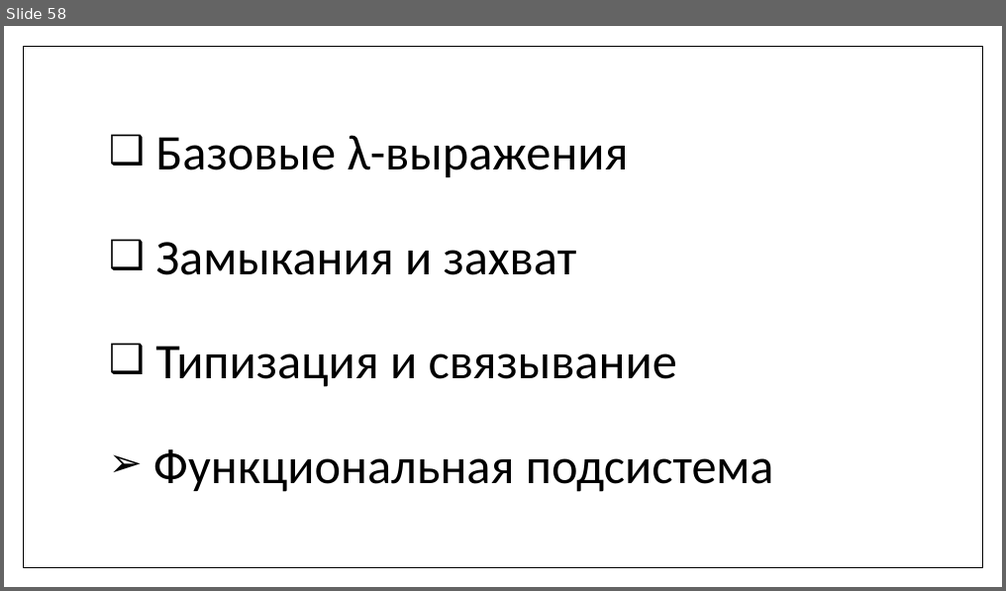
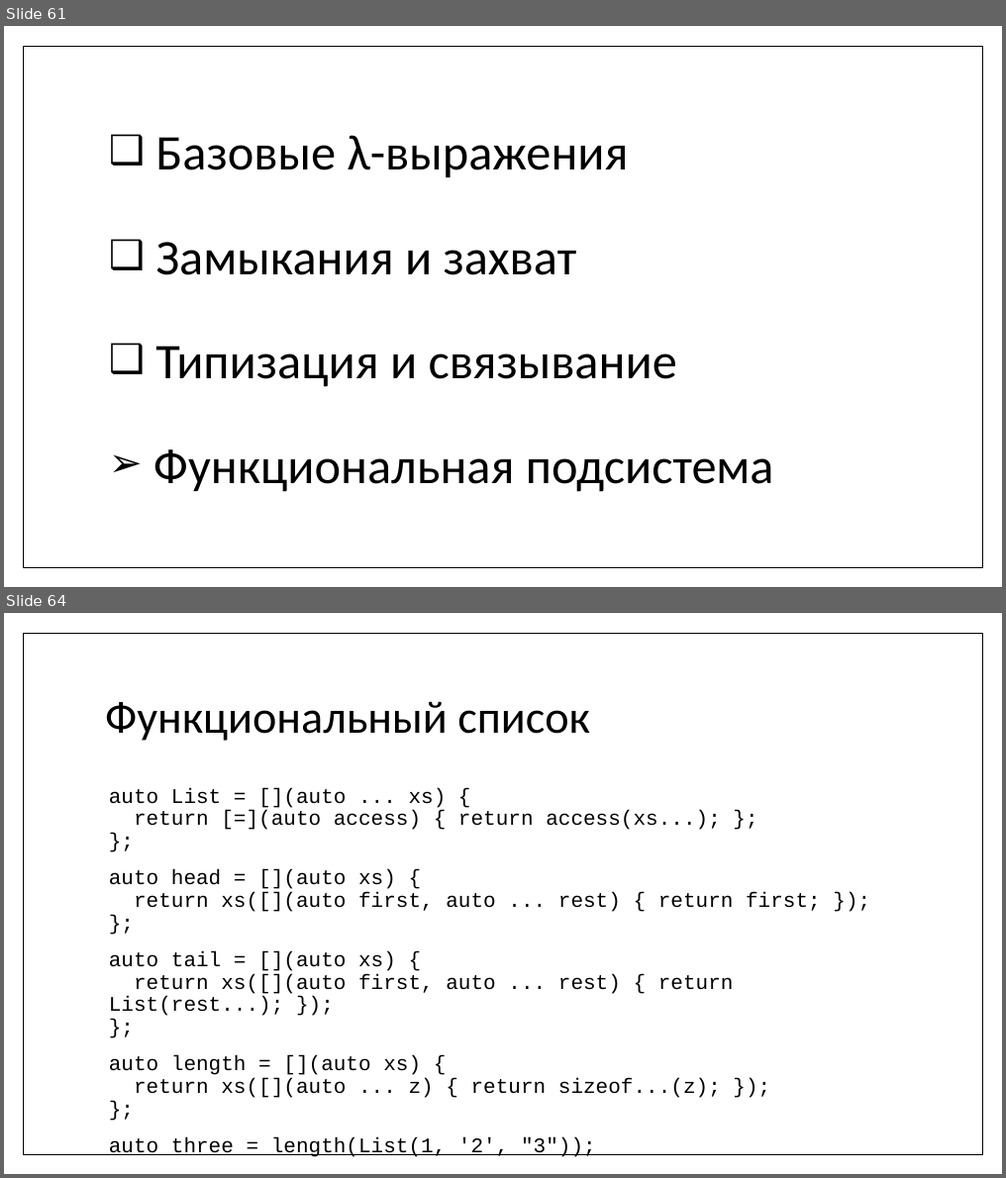
Before and after one commit to MIPT-ILab/cpp-lects-rus, a slide deck: slides/lec2-7-lambdas.pptx. Shown one above the other, each under a label of ours: slide 58 before the commit, slides 61 and 64 after it; the slides between them are not shown. The pictures are 1006x591 and 1006x1178 pixels, drawn with LibreOffice and Linux fonts; fonts in the diff are those of the drawing. Boxes give left, top, right and bottom in pixels: in the first picture for what was removed or moved away, otherwise in the second. Text is boxed around its words. In the diff, an @@ line names an element or a change of style, - is before the commit and + after.

```diff
--- a/slides/lec2-7-lambdas.pptx
+++ b/slides/lec2-7-lambdas.pptx
@@ slide 64 added at <box>4,613,1002,1174</box>, background #FFFFFF; not listed: 1 template element that a slide beside it also shows @@
@@ title added at <box>105,701,590,741</box>, 44 pt, text #000000 @@
+Функциональный список
@@ text added at <box>109,788,821,1157</box>, 20 pt, text #000000 @@
+auto List = [](auto ... xs) {
+return [=](auto access) { return access(xs...); };
+};
+auto head = [](auto xs) {
+return xs([](auto first, auto ... rest) { return first; });
+};
+auto tail = [](auto xs) {
+return xs([](auto first, auto ... rest) { return List(rest...); });
+};
+auto length = [](auto xs) {
+return xs([](auto ... z) { return sizeof...(z); });
+};
+auto three = length(List(1, '2', "3"));
@@ what was slide 58 is now slide 61 @@
```
Also in this commit, not shown: 6 slides changed, 9 other slides added, 10 other files.
